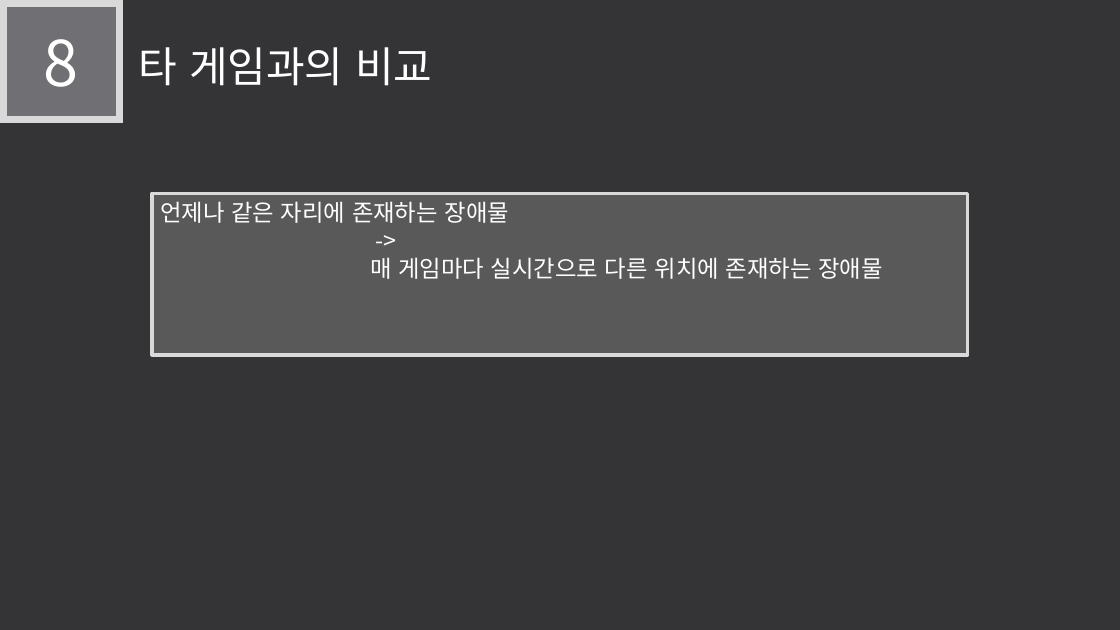
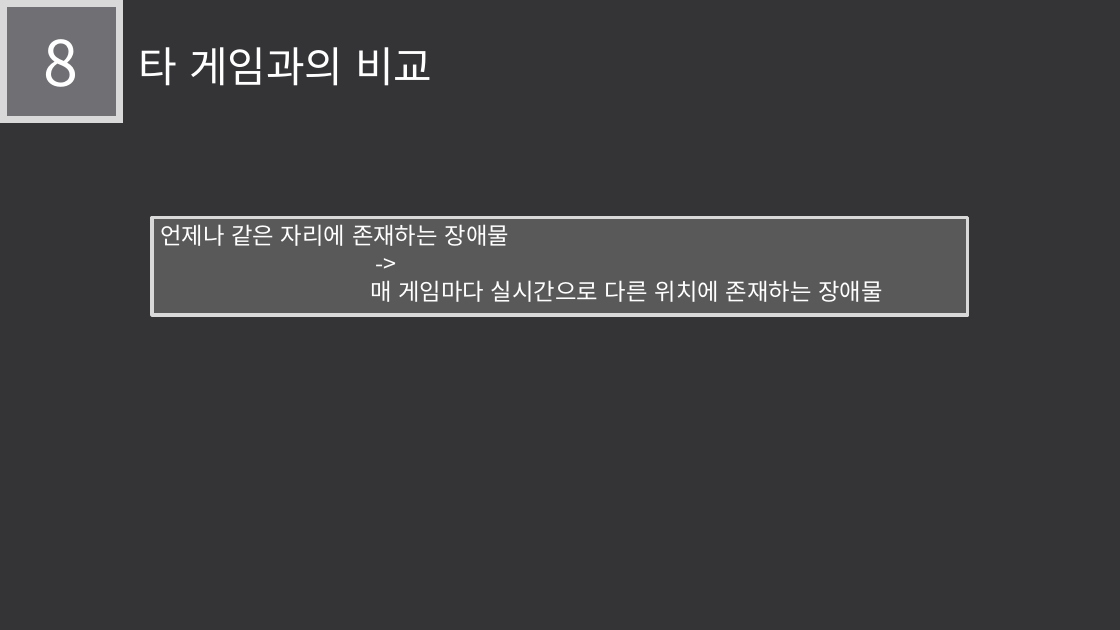
Before and after one commit to LEGO0937/Our_Project, a slide deck: slide 14 of 기획단계/졸작 제안서_α.pptx (slide 13 before the commit). Drawn at 1120x630 pixels with LibreOffice and Linux fonts; fonts in the diff are those of the drawing. Boxes give left, top, right and bottom in pixels: in the first picture for what was removed or moved away, otherwise in the second. Text is boxed around its words. In the diff, an @@ line names an element or a change of style, - is before the commit and + after.

```diff
--- a/기획단계/졸작 제안서_α.pptx
+++ b/기획단계/졸작 제안서_α.pptx
@@ rectangle "언제나 같은 자리에 존재하는 장애물": place and size @@
-rectangle "언제나 같은 자리에 존재하는 장애물" at <box>152,194,968,355</box>
+rectangle "언제나 같은 자리에 존재하는 장애물" at <box>152,218,968,315</box>
```
Also in this commit, not shown: 1 other slide changed, 1 slide added.
